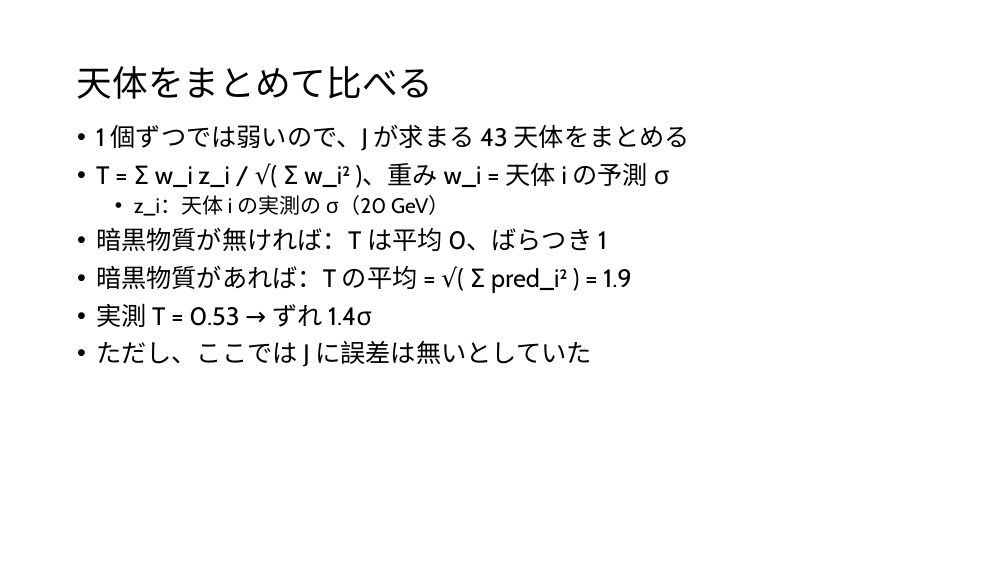
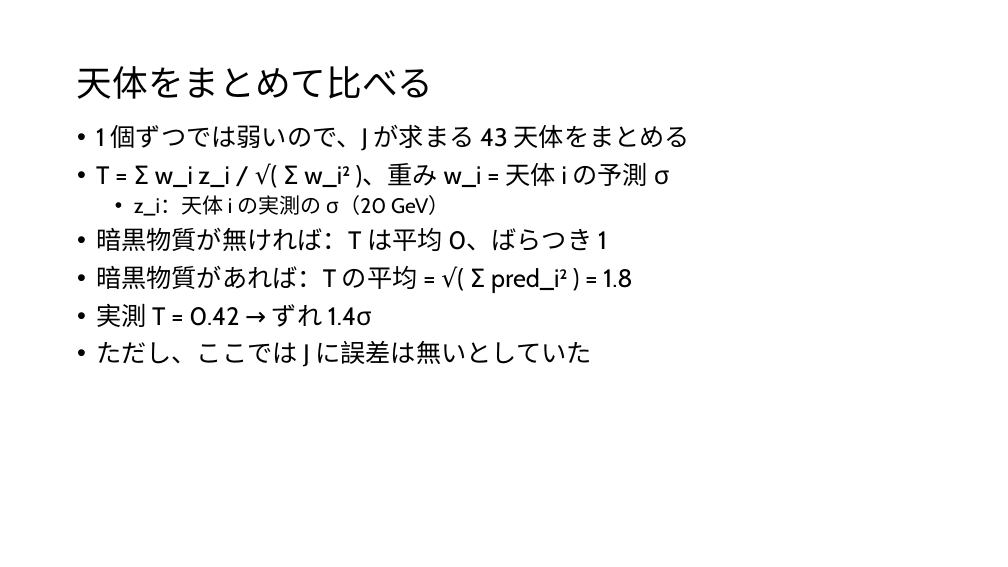
Before and after one commit to Mikann20041029/darkmatter-slides, a slide deck: slide 35 of slides/2026-10-03_研究進捗報告_claude_夕方版.pptx. Drawn at 1008x567 pixels with LibreOffice and Linux fonts; fonts in the diff are those of the drawing. Boxes give left, top, right and bottom in pixels: in the first picture for what was removed or moved away, otherwise in the second. Text is boxed around its words. In the diff, an @@ line names an element or a change of style, - is before the commit and + after.

```diff
--- a/slides/2026-10-03_研究進捗報告_claude_夕方版.pptx
+++ b/slides/2026-10-03_研究進捗報告_claude_夕方版.pptx
@@ text at <box>96,266,632,327</box>: text changed @@
-• 暗黒物質があれば：T の平均 = √( Σ pred_i² ) = 1.9
-• 実測 T = 0.53 → ずれ 1.4σ
+• 暗黒物質があれば：T の平均 = √( Σ pred_i² ) = 1.8
+• 実測 T = 0.42 → ずれ 1.4σ
```
Also in this commit, not shown: 3 other slides changed.
